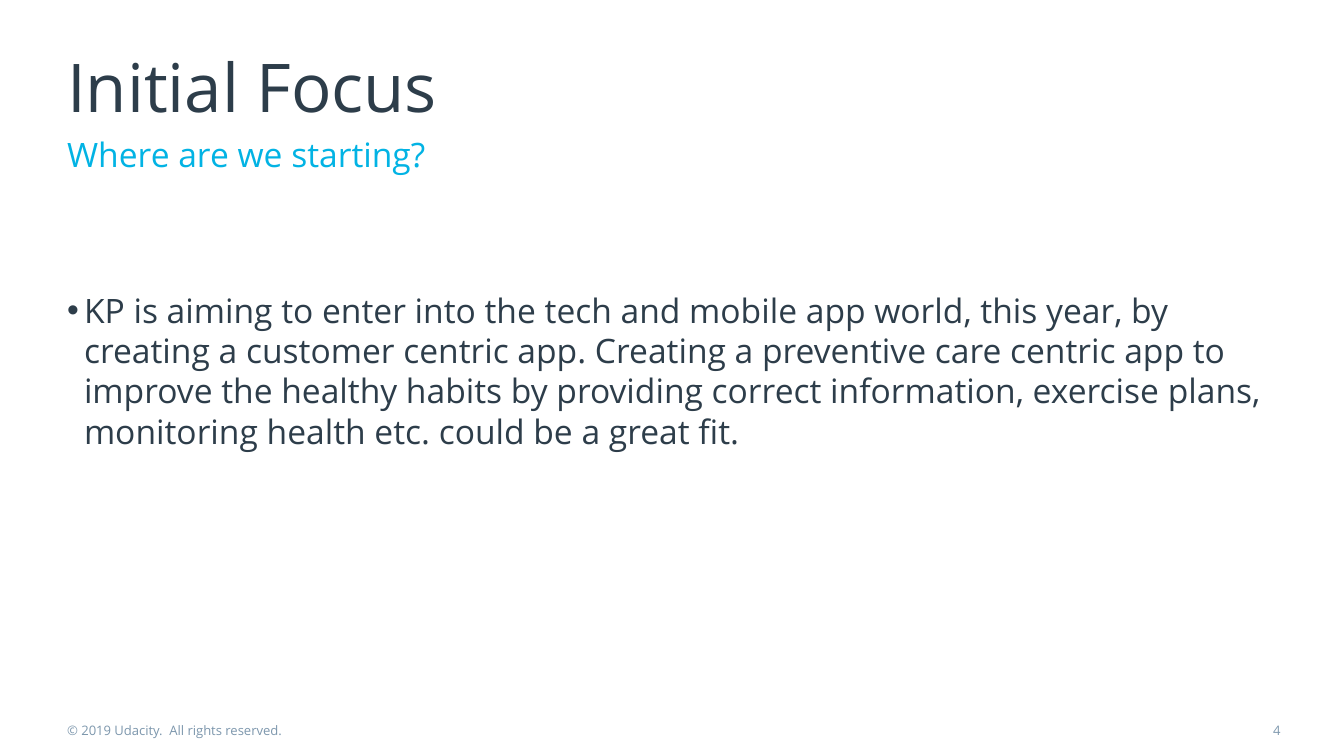
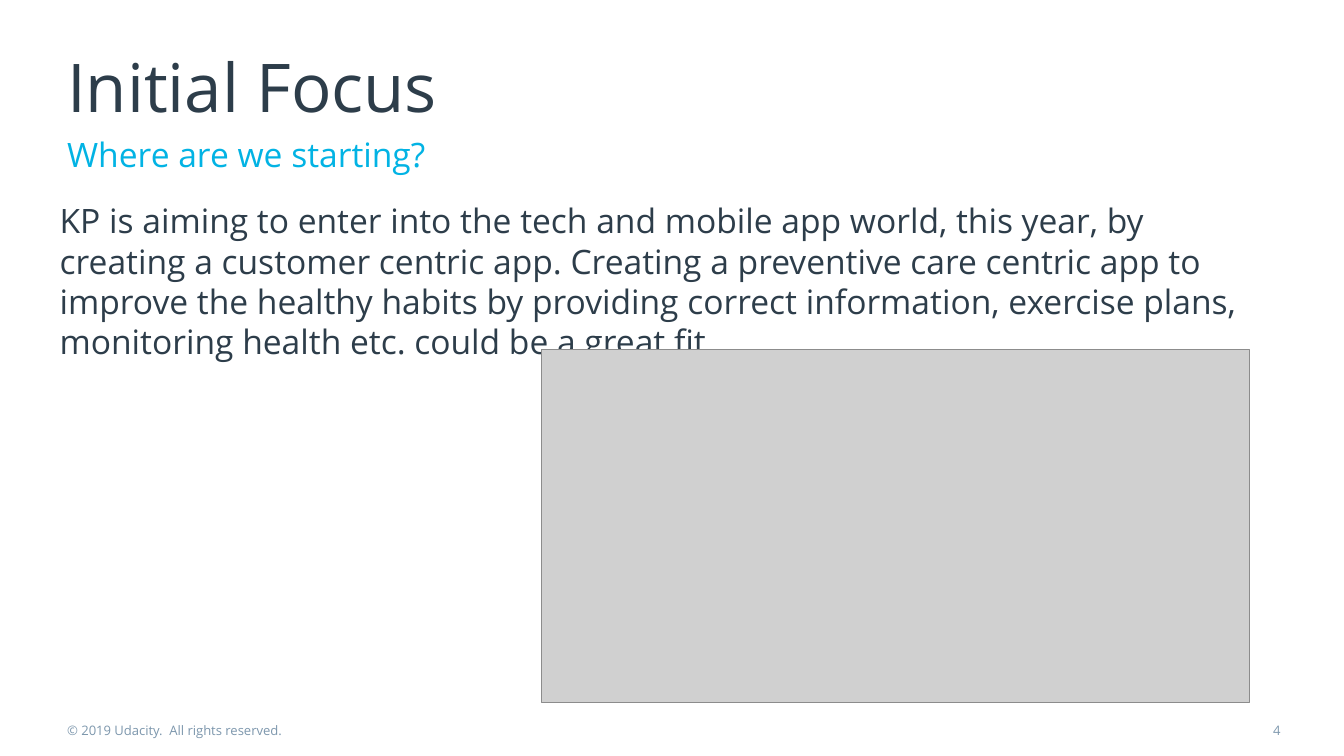
Before and after one commit to Sargam5360/Product_Manager_Nanodegree, a slide deck: slide 4 of product-pitch-template.pptx. Drawn at 1344x756 pixels with LibreOffice and Linux fonts; fonts in the diff are those of the drawing; grey boxes stand for pictures. Boxes give left, top, right and bottom in pixels: in the first picture for what was removed or moved away, otherwise in the second. Text is boxed around its words. In the diff, an @@ line names an element or a change of style, - is before the commit and + after.

```diff
--- a/product-pitch-template.pptx
+++ b/product-pitch-template.pptx
@@ text "KP is aiming to enter ...": place and size @@
-text "KP is aiming to enter ..." at bbox=[84, 297, 1261, 452]
+text "KP is aiming to enter ..." at bbox=[60, 207, 1236, 364]
@@ text "KP is aiming to enter ..." at bbox=[60, 207, 1236, 364]: bullet • to none @@
@@ picture added at bbox=[542, 349, 1250, 703] @@
```
Also in this commit, not shown: 12 other slides changed, 1 slide added.
